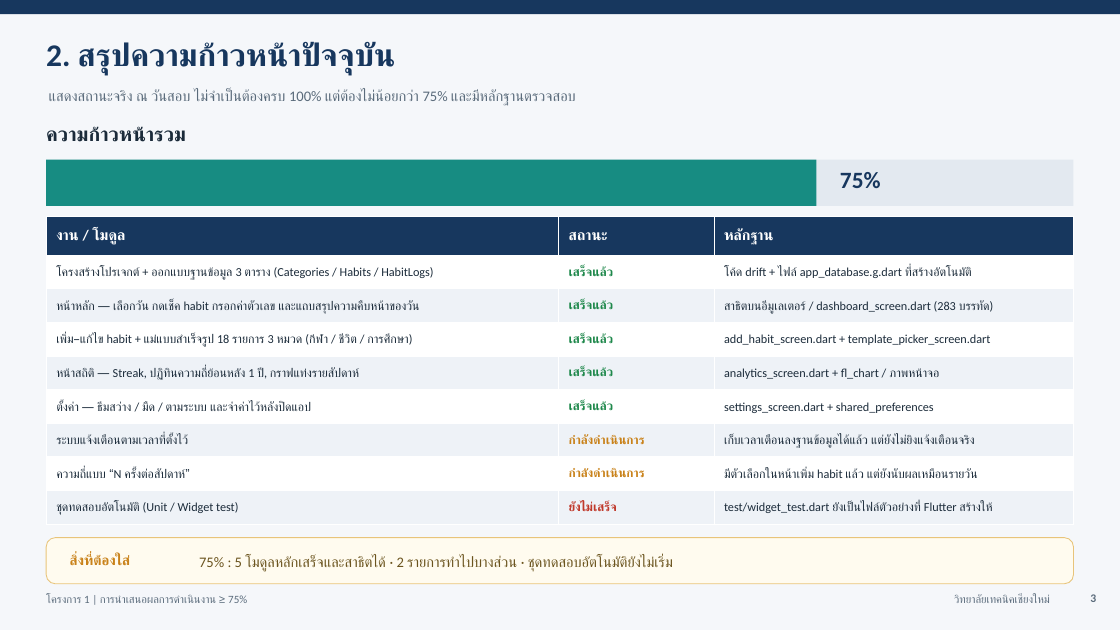
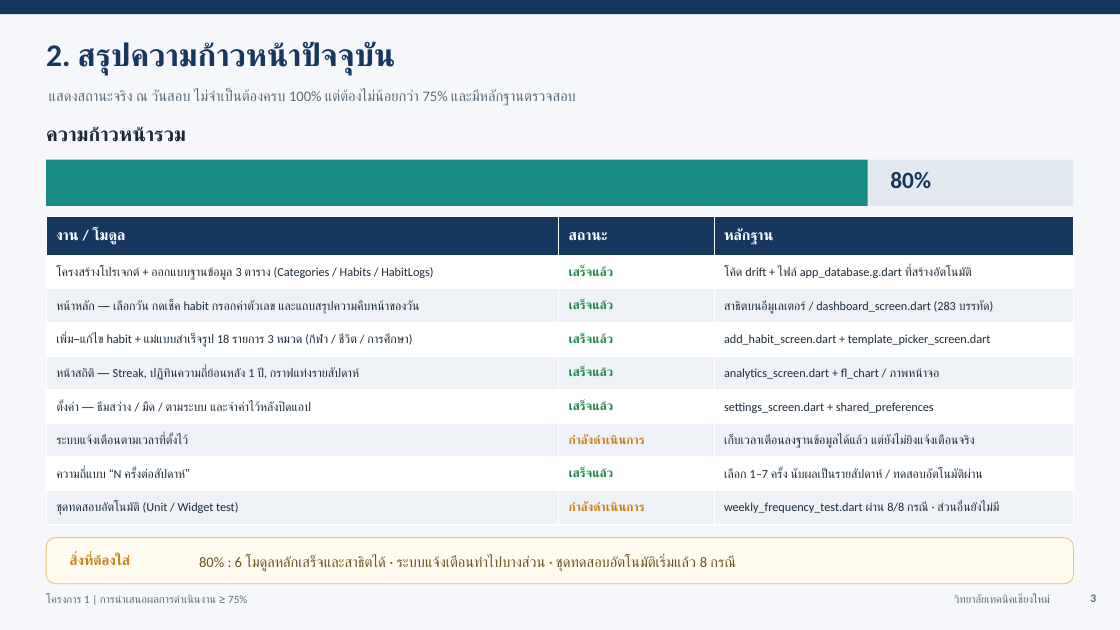
Before and after one commit to SuperMeteo/habit_tracker, a slide deck: slide 3 of docs/นำเสนอโครงการ1_HabitTracker.pptx. Drawn at 1120x630 pixels with LibreOffice and Linux fonts; fonts in the diff are those of the drawing. Boxes give left, top, right and bottom in pixels: in the first picture for what was removed or moved away, otherwise in the second. Text is boxed around its words. In the diff, an @@ line names an element or a change of style, - is before the commit and + after.

```diff
--- a/docs/นำเสนอโครงการ1_HabitTracker.pptx
+++ b/docs/นำเสนอโครงการ1_HabitTracker.pptx
@@ rectangle resized from (x1=46, y1=160, x2=817, y2=206) to (x1=46, y1=160, x2=868, y2=206) @@
@@ text at (x1=890, y1=172, x2=931, y2=188): text changed @@
-75%
+80%
@@ table at (x1=46, y1=217, x2=1074, y2=524) @@
-row 8, column 2: กำลังดำเนินการ
+row 8, column 2: เสร็จแล้ว
-row 8, column 3: มีตัวเลือกในหน้าเพิ่ม habit แล้ว แต่ยังนับผลเหมือนรายวัน
+row 8, column 3: เลือก 1–7 ครั้ง นับผลเป็นรายสัปดาห์ / ทดสอบอัตโนมัติผ่าน
-row 9, column 2: ยังไม่เสร็จ
+row 9, column 2: กำลังดำเนินการ
-row 9, column 3: test/widget_test.dart ยังเป็นไฟล์ตัวอย่างที่ Flutter สร้างให้
+row 9, column 3: weekly_frequency_test.dart ผ่าน 8/8 กรณี · ส่วนอื่นยังไม่มี
@@ text at (x1=199, y1=555, x2=734, y2=572): text changed @@
-75% : 5 โมดูลหลักเสร็จและสาธิตได้ · 2 รายการทำไปบางส่วน · ชุดทดสอบอัตโนมัติยังไม่เริ่ม
+80% : 6 โมดูลหลักเสร็จและสาธิตได้ · ระบบแจ้งเตือนทำไปบางส่วน · ชุดทดสอบอัตโนมัติเริ่มแล้ว 8 กรณี
```
Also in this commit, not shown: 3 other slides changed, 1 other file.
